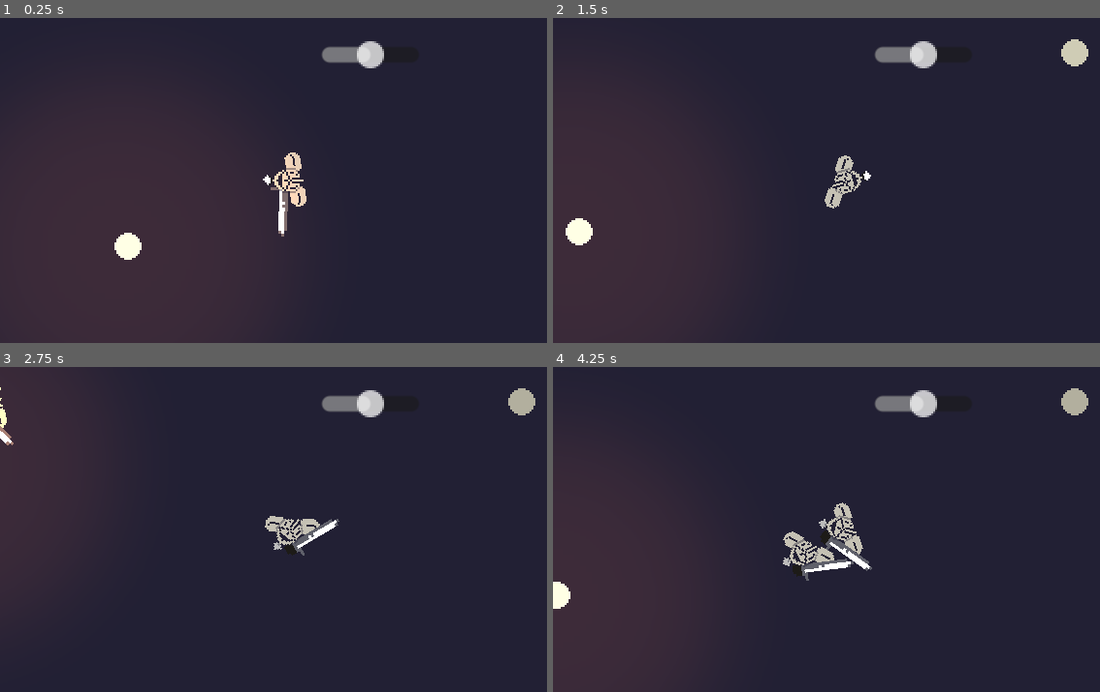
Above: before the commit, frames 1-4 (two rows, left to right).
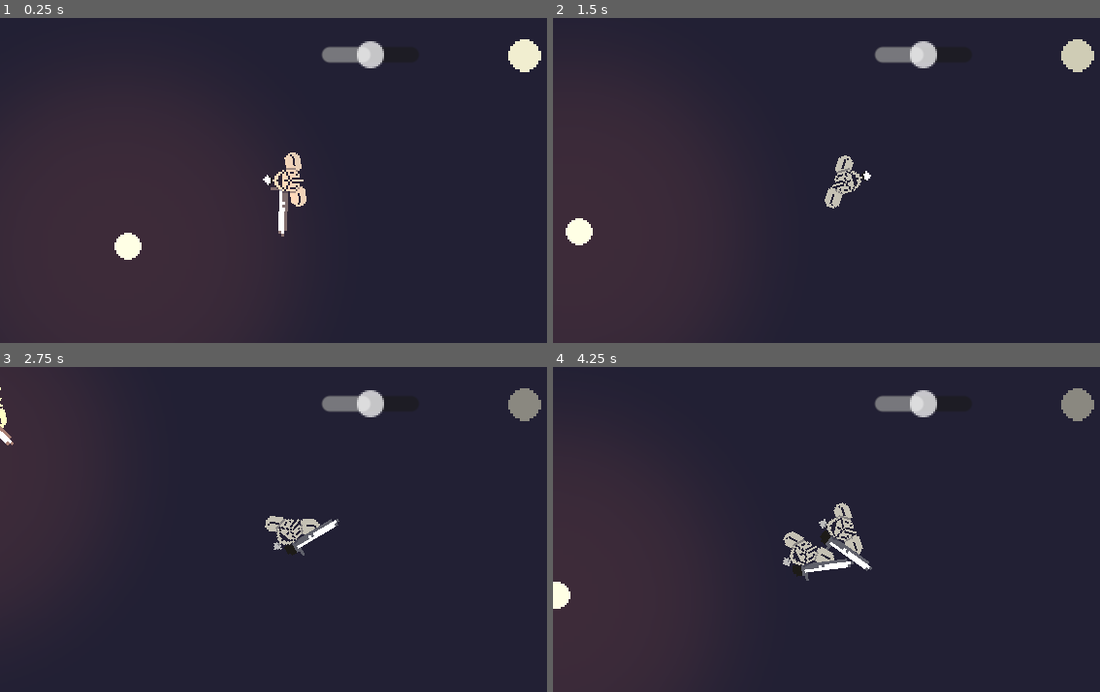
Above: after the commit, the same moments.

Repository: BGuerrero825/Medieval-Brawler
Game: Godot game, scene res://test.tscn
Same seed, same stepped clock (60 frames per second), same inputs: the game is played once before the commit and once after it.
Inputs (mouse positions are in pixels of both pictures, inside the frame that each line leads up to):
- Up to frame 1 (0.25 s): no input
- Up to frame 2 (1.5 s): move the mouse to (974, 164) at 0.52 s; press the mouse at (974, 164) at 0.53 s; hold D (move_right) 0.53-1.28 s; move the mouse to (728, 196) at 1.27 s; release the mouse at (728, 196) at 1.28 s; hold S (move_down) from 1.28 s (still down); right-click (728, 196) at 1.35 s
- Up to frame 3 (2.75 s): move the mouse to (350, 458) at 2.02 s; release S (move_down) at 2.03 s; press the mouse at (350, 458) at 2.03 s; hold D (move_right) from 2.03 s (still down)
- Up to frame 4 (4.25 s): move the mouse to (815, 594) at 2.77 s; release D (move_right) at 2.78 s; release the mouse at (815, 594) at 2.78 s; hold W (move_up) 2.78-3.53 s; right-click (815, 594) at 2.85 s; move the mouse to (1017, 578) at 3.52 s; press the mouse at (1017, 578) at 3.53 s; hold A (move_left) from 3.53 s (still down)

The runs differ from the first frame. In frame 1, 0.5% of the frame differs, in the area x 92-99%, y 6-17%; in frame 2, 0.2%; in frame 3, 0.5%; in frame 4, 0.5%.

Commit message:
moved all beat logic to BeatController from global; beat dependent nodes/object self report on init to BeatController (found through Global)

Diff:
--- a/BeatController.gd
+++ b/BeatController.gd
@@ -1,8 +1,14 @@
 extends Node2D
 
-var player = null
+const CORE_BPM = 160
+
 var beatMarker = null
 var boomBox = null
+
+var time := 0.0
+var bpm := 160.0
+var beatCadence := 60.0 / bpm
+var beatCount := 0
 
 # Called when the node enters the scene tree for the first time.
 func _ready():
@@ -10,8 +16,22 @@
 	Global.setBeatController(self)
 
 # Called every frame. 'delta' is the elapsed time since the previous frame.
-#func _process(delta):
-#	pass
+func _process(delta):
+	# update global beat and dependent systems when enough time elapses
+	time += delta
+	if time > beatCadence:
+		time -= beatCadence
+		beatCount += 1
+		self.update()
+		print(beatCount)
+
+# triggers beat dependent actions
+func update():
+	print("update beatController")
+	if beatMarker:
+		beatMarker.pulse()
+	if boomBox:
+		boomBox.sync()
 
 func setBeatMarker(newBeatMarker):
 	beatMarker = newBeatMarker
@@ -19,15 +39,12 @@
 func setBoomBox(newBoomBox):
 	boomBox = newBoomBox
 
-# called by global on new beat, triggers beat dependent actions
-func update():
-	print("update beatController")
-	if beatMarker:
-		beatMarker.pulse()
-	if Global.boomBox:
-		print("boomBox path")
-		Global.boomBox.sync()
+func setBpm(newBpm: float):
+	bpm = newBpm
+	beatCadence = 60.0 / bpm
+	print("beat Cadence changed to: ", beatCadence)
+
 
 func _on_h_slider_value_changed(value:float):
 	print("value changed to: ", value)
-	Global.setBpm(Global.CORE_BPM + value)
+	self.setBpm(CORE_BPM + value)
--- a/BeatMarker.gd
+++ b/BeatMarker.gd
@@ -1,14 +1,16 @@
 extends AnimationPlayer
 
+var bcon
 
 # Called when the node enters the scene tree for the first time.
 func _ready():
-	Global.beatController.setBeatMarker(self)
+	bcon = Global.beatController
+	bcon.setBeatMarker(self)
 
 # Called every frame. 'delta' is the elapsed time since the previous frame.
 func _process(_delta):
 	pass
 
 func pulse():
-	var playbackSpeed = 1.0 / Global.beatCadence
+	var playbackSpeed = 1.0 / bcon.beatCadence
 	self.play("beat_fade", -1, playbackSpeed)
--- a/BoomBox.gd
+++ b/BoomBox.gd
@@ -1,9 +1,11 @@
 extends Node2D
 
+var bcon
 
 # Called when the node enters the scene tree for the first time.
 func _ready():
-	Global.setBoomBox(self)
+	bcon = Global.beatController
+	Global.beatController.setBoomBox(self)
 	$HihatDown.play()
 	$Openhat.play()
 	$Kick.play()
@@ -17,7 +19,7 @@
 	pass
 
 func sync():
-	var scale = Global.bpm / Global.CORE_BPM
+	var scale = bcon.bpm / bcon.CORE_BPM
 	$HihatDown.pitch_scale = scale
 	$Openhat.pitch_scale = scale
 	$Kick.pitch_scale = scale
--- a/code/global.gd
+++ b/code/global.gd
@@ -1,36 +1,13 @@
 extends Node
 
-const CORE_BPM = 160
-
 var player = null
-var beatMarker = null
-var boomBox = null
 var beatController = null
 
-var time := 0.0
-var bpm := 160.0
-var beatCadence := 60.0 / bpm
-var beatCount := 0
+func _process(_delta):
+	pass
 
 func setPlayer(newPlayer):
 	player = newPlayer
 
 func setBeatController(newBeatController):
 	beatController = newBeatController
-
-func setBoomBox(newBoomBox):
-	boomBox = newBoomBox
-
-func _process(delta):
-	# update global beat and dependent systems when enough time elapses
-	time += delta
-	if time > beatCadence:
-		time -= beatCadence
-		beatCount += 1
-		beatController.update()
-		print(beatCount)
-
-func setBpm(newBpm: float):
-	bpm = newBpm
-	beatCadence = 60.0 / bpm
-	print("beat Cadence changed to: ", beatCadence)
--- a/code/player_camera.gd
+++ b/code/player_camera.gd
@@ -3,6 +3,6 @@
 var camera_offset_strength := 0.2
 
 # Called when the node enters the scene tree for the first time.
-func _process(delta):
+func _process(_delta):
 	# move camera based on mouse distance from player
 	transform.origin = (get_global_mouse_position() - get_parent().get_global_transform().get_origin()) * camera_offset_strength
--- a/test.tscn
+++ b/test.tscn
@@ -19,7 +19,7 @@
 tracks/0/interp = 2
 tracks/0/loop_wrap = true
 tracks/0/keys = {
-"times": PackedFloat32Array(0, 0.2, 0.6, 1),
+"times": PackedFloat32Array(0, 0.1, 0.6, 1),
 "transitions": PackedFloat32Array(1, 1, 1, 1),
 "update": 0,
 "values": [Color(1, 1, 1, 1), Color(1, 1, 1, 1), Color(0.501961, 0.501961, 0.501961, 0), Color(0.501961, 0.501961, 0.501961, 0)]
@@ -90,12 +90,12 @@
 ticks_on_borders = true
 
 [node name="BeatMarker" type="TextureRect" parent="CanvasLayer/Control"]
-modulate = Color(0.501961, 0.501961, 0.501961, 0)
 layout_mode = 0
 offset_left = 14.0
 offset_top = 6.0
 offset_right = 28.0
 offset_bottom = 20.0
+scale = Vector2(1.2, 1.2)
 texture = ExtResource("2_c0jsy")
 
 [node name="AnimationPlayer" type="AnimationPlayer" parent="CanvasLayer/Control"]
